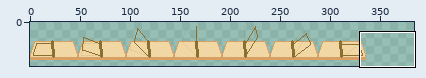
Sprite sheet, stored at assets/simpletrap.png. Above, an overview of the earlier version with the close-up marked.
Close-up. Before the commit:
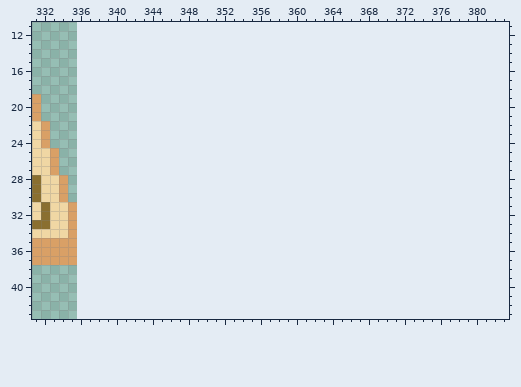
The file is 336x48 pixels. Colours within 5 levels of each other are drawn and written as one. Shown: x 331..383, y 11..43. The old version is drawn lined up with the new one, on the new canvas. The wide view leaves out empty margins.
The result:
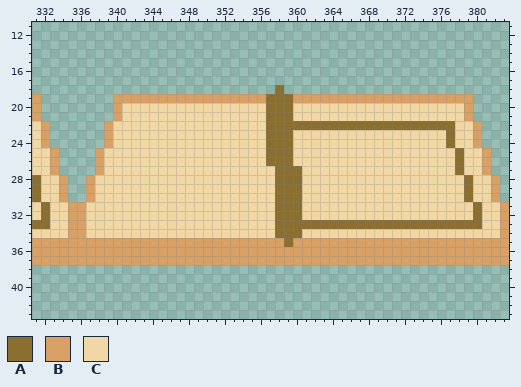
Palette (. is transparent): A #8a6f30  B #d9a066  C #f0d7a4
The exact change:
canvas 336x48 -> 384x48
@@ x 331..383 @@
 17 .....................................................
-18 .....................................................
-19 B....................................................
-20 B....................................................
-21 B....................................................
-22 CB...................................................
-23 CB...................................................
-24 CB...................................................
-25 CCB..................................................
-26 CCB..................................................
-27 CCB..................................................
-28 ACCB.................................................
-29 ACCB.................................................
-30 ACCB.................................................
-31 CACCB................................................
-32 CACCB................................................
-33 AACCB................................................
-34 CCCCB................................................
-35 BBBBB................................................
-36 BBBBB................................................
-37 BBBBB................................................
+18 ...........................A.........................
+19 B........BBBBBBBBBBBBBBBBBAAABBBBBBBBBBBBBBBBBBBB....
+20 B........BCCCCCCCCCCCCCCCCAAACCCCCCCCCCCCCCCCCCCB....
+21 B........BCCCCCCCCCCCCCCCCAAACCCCCCCCCCCCCCCCCCCB....
+22 CB......BCCCCCCCCCCCCCCCCCAAAAAAAAAAAAAAAAAAAAACCB...
+23 CB......BCCCCCCCCCCCCCCCCCAAACCCCCCCCCCCCCCCCCACCB...
+24 CB......BCCCCCCCCCCCCCCCCCAAACCCCCCCCCCCCCCCCCACCB...
+25 CCB....BCCCCCCCCCCCCCCCCCCAAACCCCCCCCCCCCCCCCCCACCB..
+26 CCB....BCCCCCCCCCCCCCCCCCCAAACCCCCCCCCCCCCCCCCCACCB..
+27 CCB....BCCCCCCCCCCCCCCCCCCCAAACCCCCCCCCCCCCCCCCACCB..
+28 ACCB..BCCCCCCCCCCCCCCCCCCCCAAACCCCCCCCCCCCCCCCCCACCB.
+29 ACCB..BCCCCCCCCCCCCCCCCCCCCAAACCCCCCCCCCCCCCCCCCACCB.
+30 ACCB..BCCCCCCCCCCCCCCCCCCCCAAACCCCCCCCCCCCCCCCCCACCB.
+31 CACCBBCCCCCCCCCCCCCCCCCCCCCAAACCCCCCCCCCCCCCCCCCCACCB
+32 CACCBBCCCCCCCCCCCCCCCCCCCCCAAACCCCCCCCCCCCCCCCCCCACCB
+33 AACCBBCCCCCCCCCCCCCCCCCCCCCAAAAAAAAAAAAAAAAAAAAAAACCB
+34 CCCCBBCCCCCCCCCCCCCCCCCCCCCAAACCCCCCCCCCCCCCCCCCCCCCB
+35 BBBBBBBBBBBBBBBBBBBBBBBBBBBBABBBBBBBBBBBBBBBBBBBBBBBB
+36 BBBBBBBBBBBBBBBBBBBBBBBBBBBBBBBBBBBBBBBBBBBBBBBBBBBBB
+37 BBBBBBBBBBBBBBBBBBBBBBBBBBBBBBBBBBBBBBBBBBBBBBBBBBBBB
 38 .....................................................
Boxes around the changes in both close-ups, in picture pixels (x1, y1, x2, y2):
added: (77, 85, 509, 265)
